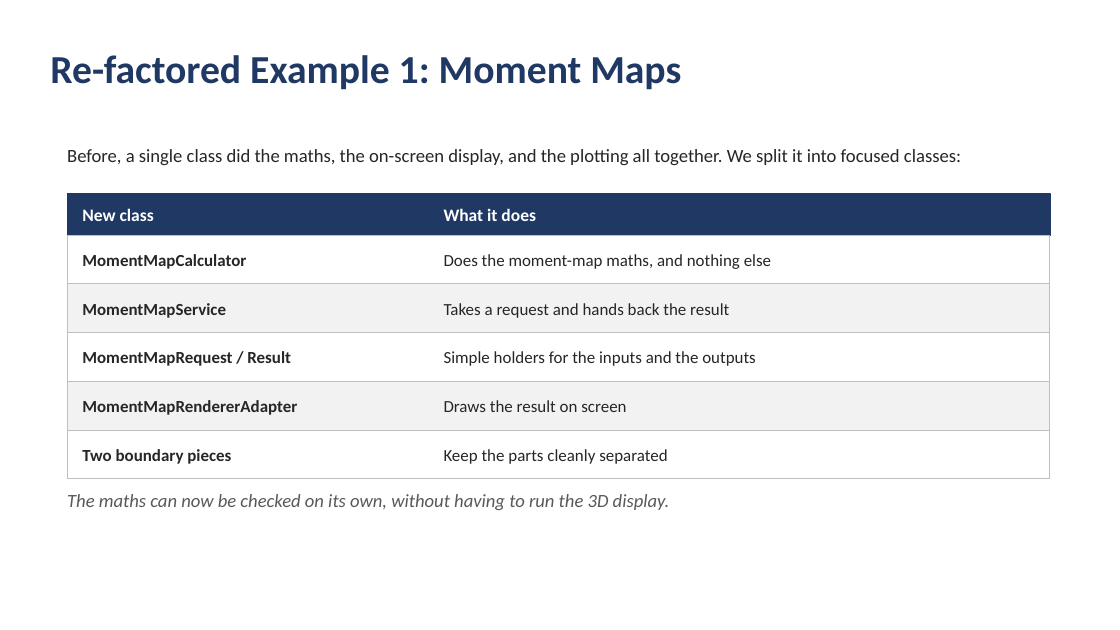
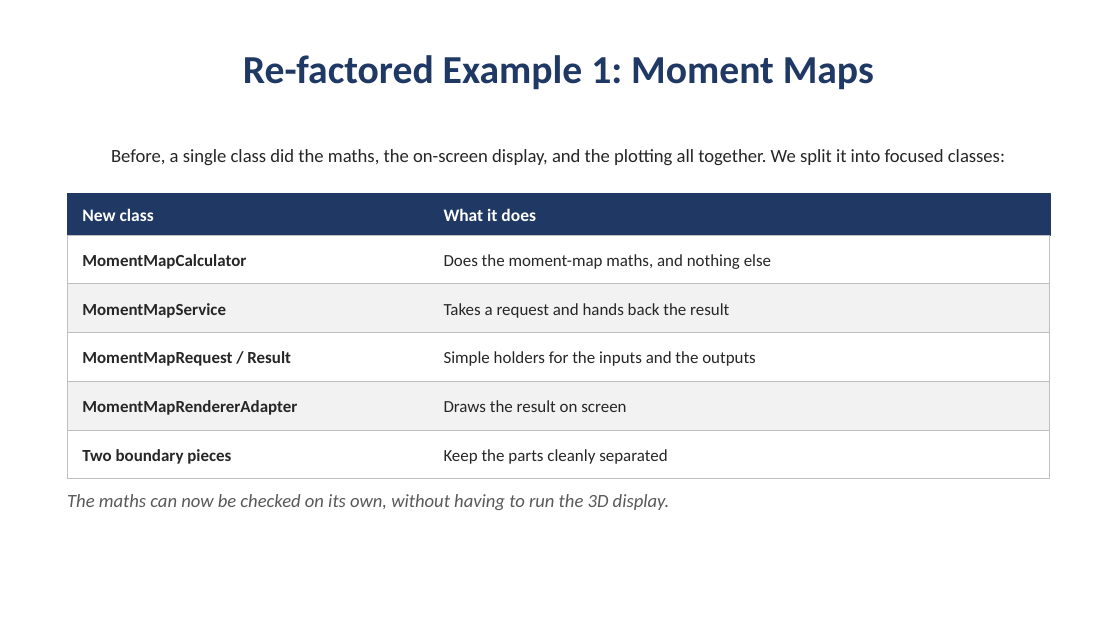
Before and after one commit to david-bol12/iDaVIE---Team-Alpha, a slide deck: slide 3 of Docs/team-5/SubTeam5_Overview.pptx. Drawn at 1120x630 pixels with LibreOffice and Linux fonts; fonts in the diff are those of the drawing. Boxes give left, top, right and bottom in pixels: in the first picture for what was removed or moved away, otherwise in the second. Text is boxed around its words. In the diff, an @@ line names an element or a change of style, - is before the commit and + after.

```diff
--- a/Docs/team-5/SubTeam5_Overview.pptx
+++ b/Docs/team-5/SubTeam5_Overview.pptx
@@ text "Re-factored Example 1: Moment Maps" at bbox=[243, 55, 874, 90]: alignment left to centre @@
@@ text "Before, a single class did ..." at bbox=[111, 149, 1005, 165]: alignment left to centre @@
```
Also in this commit, not shown: 1 other slide changed, 1 other file.
